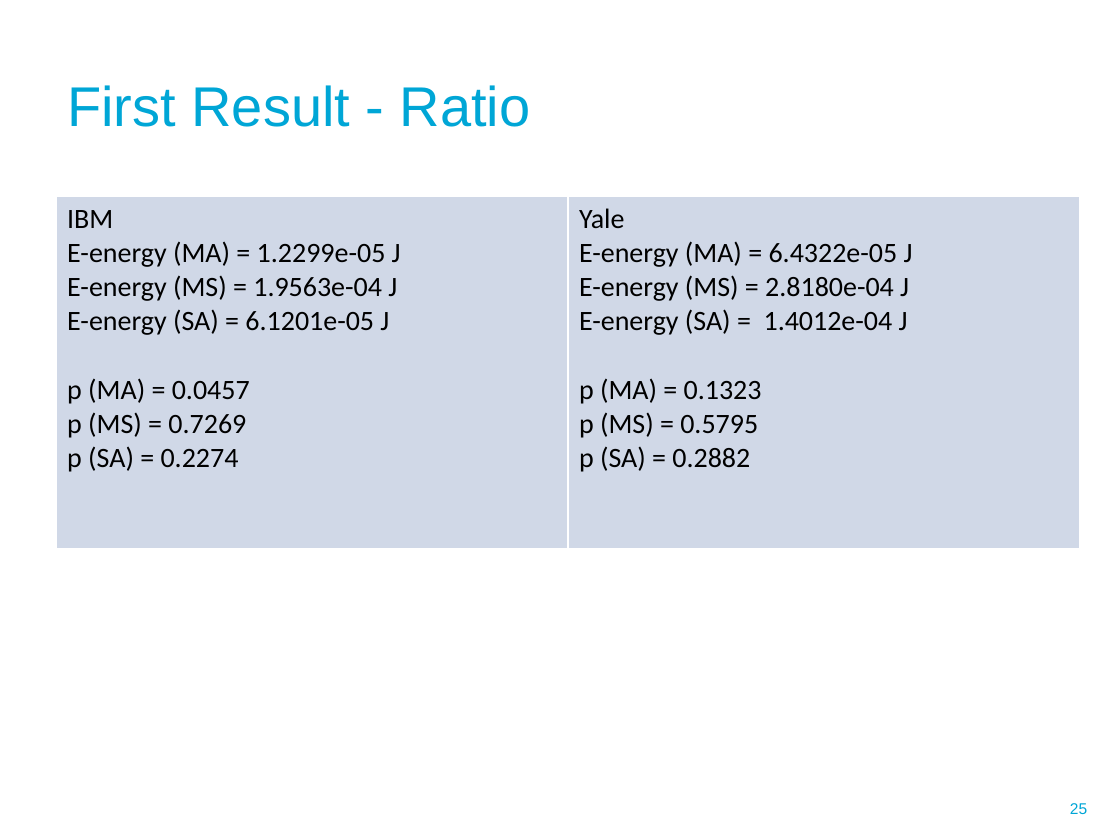
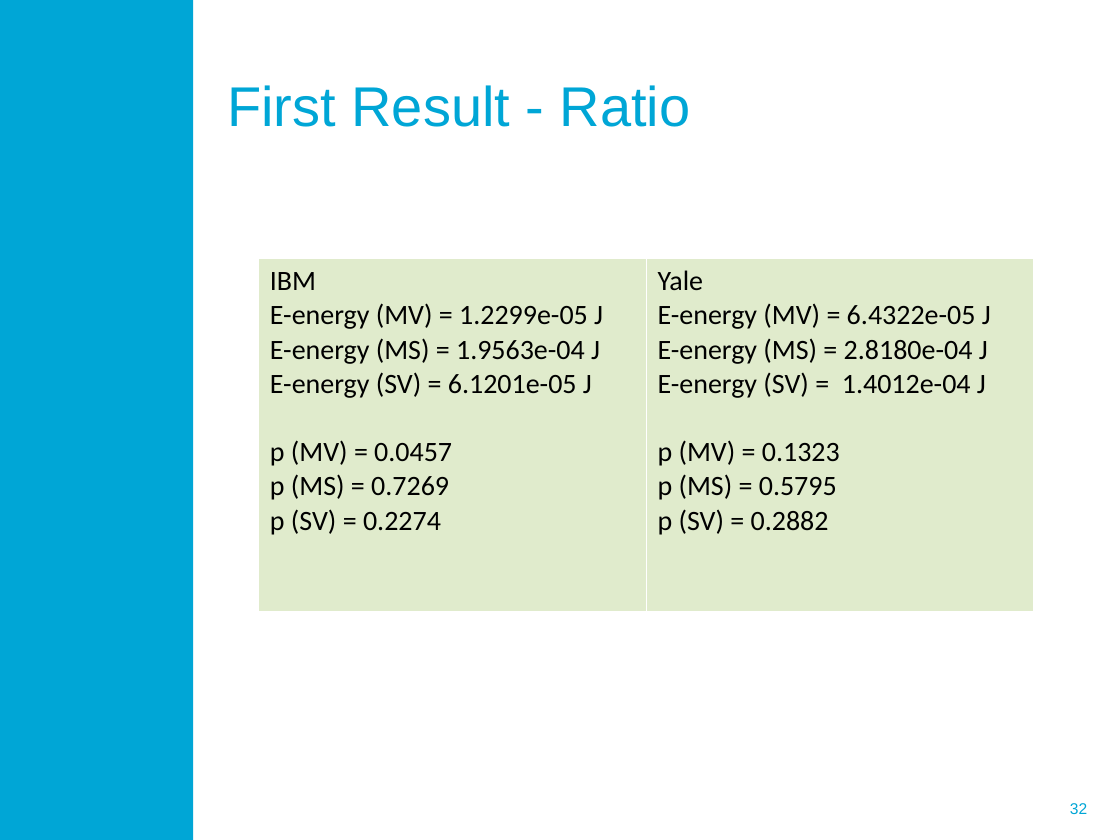
Before and after one commit to RickKoster/BEP, a slide deck: slide 32 of Thesis/progress meeting presentation.pptx (slide 25 before the commit). Drawn at 1120x840 pixels with LibreOffice and Linux fonts; fonts in the diff are those of the drawing; background and template pictures are left out. Boxes give left, top, right and bottom in pixels: in the first picture for what was removed or moved away, otherwise in the second. Text is boxed around its words. In the diff, an @@ line names an element or a change of style, - is before the commit and + after.

Commit message:
update ppt

```diff
--- a/Thesis/progress meeting presentation.pptx
+++ b/Thesis/progress meeting presentation.pptx
@@ rectangle added at bbox=[0, 0, 193, 840], fill #00A6D6 @@
@@ title "First Result - Ratio": place and size @@
-title "First Result - Ratio" at bbox=[67, 85, 531, 127]
+title "First Result - Ratio" at bbox=[227, 85, 691, 127]
@@ table at bbox=[259, 259, 1034, 606] @@
-row 1, column 1: IBM / E-energy (MA) = 1.2299e-05 J / E-energy (MS) = 1.9563e-04 J / E-energy (SA) = 6.1201e-05 J / p (MA) = 0.0457 / p (MS) = 0.7269 / p (SA) = 0.2274
+row 1, column 1: IBM / E-energy (MV) = 1.2299e-05 J / E-energy (MS) = 1.9563e-04 J / E-energy (SV) = 6.1201e-05 J / p (MV) = 0.0457 / p (MS) = 0.7269 / p (SV) = 0.2274
-row 1, column 2: Yale / E-energy (MA) = 6.4322e-05 J / E-energy (MS) = 2.8180e-04 J / E-energy (SA) = 1.4012e-04 J / p (MA) = 0.1323 / p (MS) = 0.5795 / p (SA) = 0.2882
+row 1, column 2: Yale / E-energy (MV) = 6.4322e-05 J / E-energy (MS) = 2.8180e-04 J / E-energy (SV) = 1.4012e-04 J / p (MV) = 0.1323 / p (MS) = 0.5795 / p (SV) = 0.2882
@@ fill #D0D8E8 to #E1ECCD in row 1 @@
@@ table: place and size @@
-table at bbox=[56, 196, 1080, 543]
+table at bbox=[259, 259, 1034, 606]
@@ page number at bbox=[1070, 803, 1087, 814]: text changed @@
-25
+32
```
Also in this commit, not shown: 6 other slides changed, 13 slides added, 2 other files.
